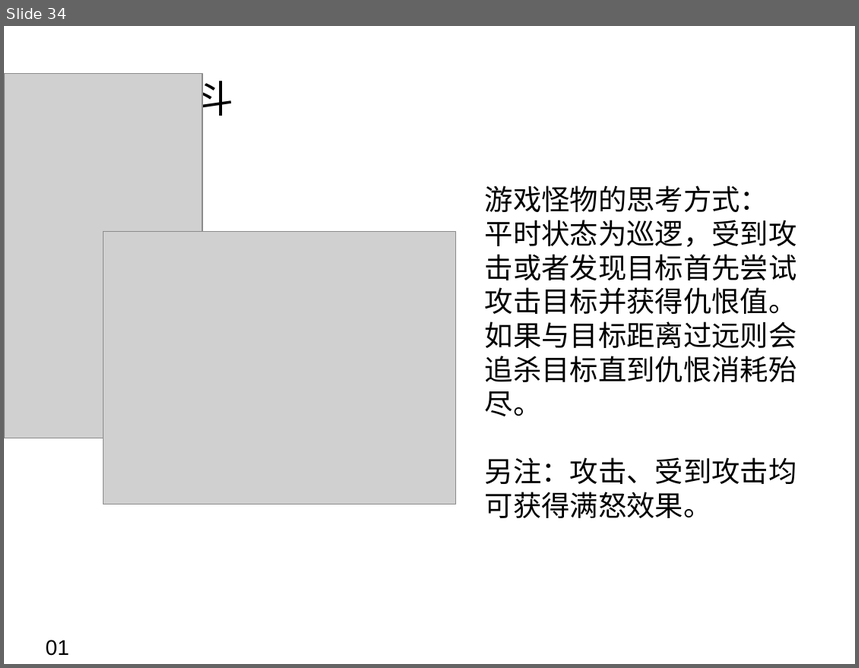
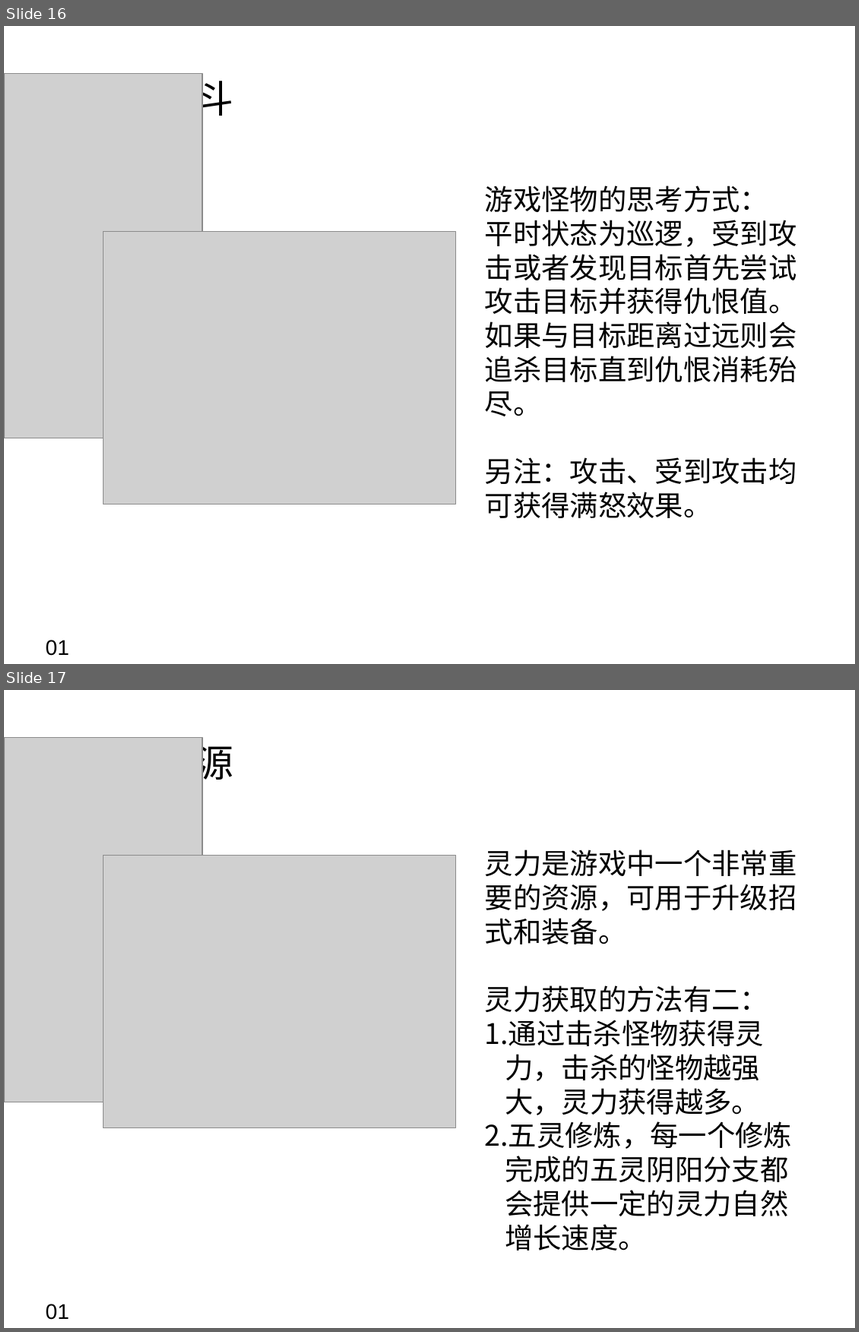
Before and after one commit to BXZR/Sword, a slide deck: 游戏介绍/浮生一剑.ppt. Shown one above the other, each under a label of ours: slide 34 before the commit, slides 16 and 17 after it. The pictures are 859x668 and 859x1332 pixels, drawn with LibreOffice and Linux fonts; fonts in the diff are those of the drawing; grey boxes stand for pictures; background and template pictures are left out. Boxes give left, top, right and bottom in pixels: in the first picture for what was removed or moved away, otherwise in the second. Text is boxed around its words. In the diff, an @@ line names an element or a change of style, - is before the commit and + after.

Commit message:
PPT继续修改
PPT继续修改
增加了灵力和移动的说明

```diff
--- a/游戏介绍/浮生一剑.ppt
+++ b/游戏介绍/浮生一剑.ppt
@@ slide 17 added at bbox=[4, 690, 855, 1328], background picture (left out) @@
@@ picture added at bbox=[4, 738, 202, 1103] @@
@@ text added at bbox=[83, 739, 234, 787], 32 pt, text #000000 @@
+游戏资源
@@ picture added at bbox=[103, 855, 455, 1129] @@
@@ text added at bbox=[485, 850, 797, 1251], 24 pt, text #000000 @@
+灵力是游戏中一个非常重要的资源，可用于升级招式和装备。
+灵力获取的方法有二：
+1. 通过击杀怪物获得灵力，击杀的怪物越强大，灵力获得越多。
+2. 五灵修炼，每一个修炼完成的五灵阴阳分支都会提供一定的灵力自然增长速度。
@@ text added at bbox=[46, 1304, 69, 1320], 18 pt, text #000000 @@
+01
@@ what was slide 34 is now slide 16 @@
```
Also in this commit, not shown: 3 slides changed, 1 other slide added, 2 other files.
